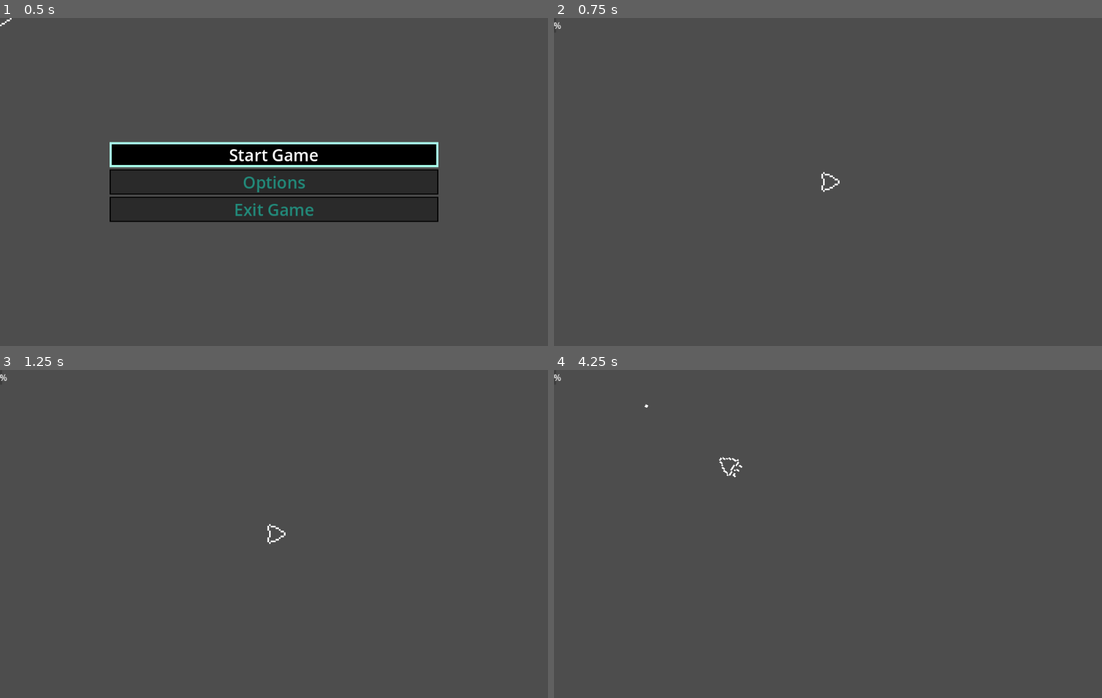
Above: before the commit, frames 1-4 (two rows, left to right).
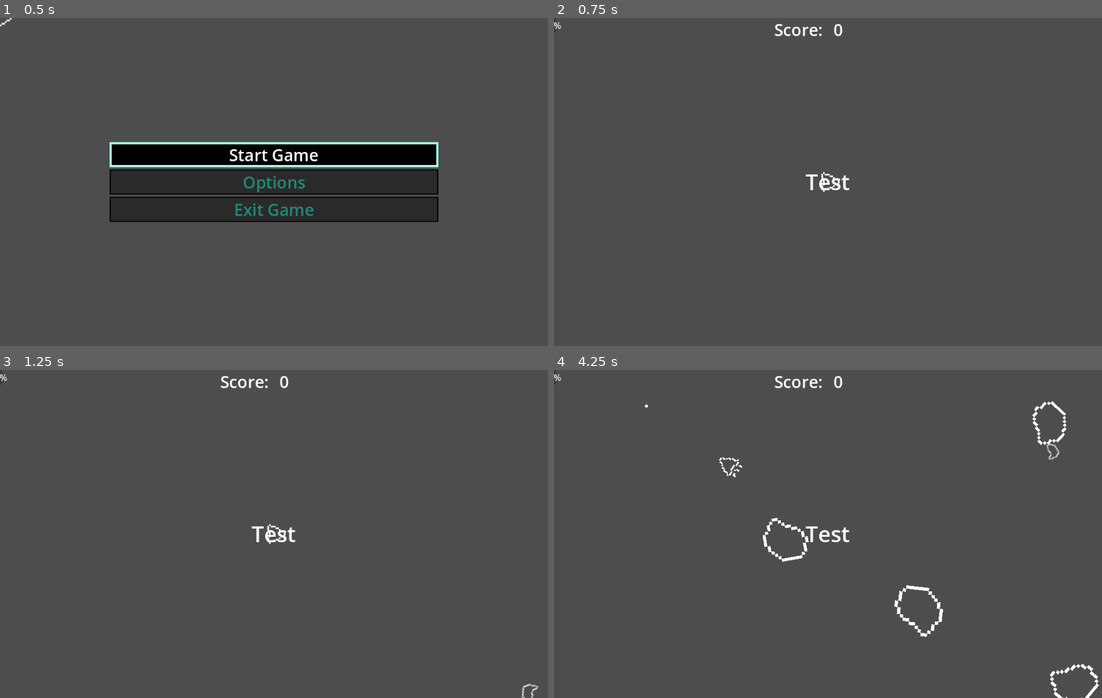
Above: after the commit, the same moments.

Repository: pozbliz/godot_asteroids
Game: Godot game, scene res://main/main.tscn
Two runs of this game, one before a commit and one after it. Both use one fixed random seed, a clock stepped at 60 frames per second and the inputs below.
Inputs (mouse positions are in pixels of both pictures, inside the frame that each line leads up to):
- Up to frame 1 (0.5 s): no input
- Up to frame 2 (0.75 s): click "Start Game" at 0.5 s
- Up to frame 3 (1.25 s): no input
- Up to frame 4 (4.25 s): tap Enter at 1.25 s; move the mouse to (948, 517) at 1.27 s; hold Right (turn_right) 1.28-2.03 s; tap Space (shoot) every 0.75 s from 1.35 to 3.6 s; click (948, 517) at 1.42 s; move the mouse to (718, 550) at 2.02 s; hold Down (ui_down) 2.03-2.78 s; move the mouse to (882, 461) at 2.77 s; hold Right (turn_right) 2.78-3.53 s; move the mouse to (800, 599) at 3.52 s; hold Up (move_forward) from 3.53 s (still down); click (800, 599) at 3.67 s

Frame 1 is identical in both runs. In frame 2, 0.3% of the frame differs, in the area x 40-54%, y 1-53%; in frame 3, 0.4%; in frame 4, 1.2%, in the area x 38-100%, y 1-100%.
Error after the commit: Invalid access to property or key 'timeout' on a base object of type 'null instance'. (res://ui/hud.gd:6)

Commit message:
feat: add asteroids spawn

Diff:
--- a/main/main.gd
+++ b/main/main.gd
@@ -2,6 +2,7 @@
 
 
 @export var asteroid_scene: PackedScene
+@export var asteroid_small_scene: PackedScene
 
 
 var score: int = 0
@@ -30,6 +31,7 @@
 	play_game_music()
 	$Player.position = $PlayerStartPosition.position
 	score = 0
+	$AsteroidTimer.start()
 
 func play_main_menu_music():
 	$Audio/AudioGameplay.stop()
@@ -40,19 +42,46 @@
 	$Audio/AudioGameplay.play()
 
 func _on_asteroid_timer_timeout():
-	create_asteroid()
+	var asteroid: Asteroid
+	if randf() < 0.5:
+		asteroid = create_asteroid()
+	else:
+		asteroid = create_small_asteroid()
+	var asteroid_spawn_location = $AsteroidPath/AsteroidSpawnLocation
+	asteroid_spawn_location.progress_ratio = randf()
+	asteroid.position = asteroid_spawn_location.position
+	var angle = asteroid_spawn_location.rotation + PI/2
+	# Add some randomness to the direction.
+	angle += randf_range(-PI / 4, PI / 4)
+	asteroid.rotation = angle
 
-func create_asteroid():
+	# Choose the velocity for the mob.
+	#asteroid.velocity = Vector2(asteroid.default_speed, 0.0).rotated(direction)
+	asteroid.direction = Vector2(cos(angle), sin(angle)).normalized()
+
+func create_asteroid() -> Asteroid:
 	var asteroid = asteroid_scene.instantiate()
 	add_child(asteroid)
 	asteroid.player_hit.connect(_on_player_hit)
 	asteroid.asteroid_hit.connect(_on_asteroid_hit)
+	asteroid.rescale(randf_range(3.0, 6.0))
+
+	return asteroid
+
+func create_small_asteroid() -> Asteroid:
+	var asteroid = asteroid_small_scene.instantiate()
+	add_child(asteroid)
+	asteroid.player_hit.connect(_on_player_hit)
+	asteroid.asteroid_hit.connect(_on_asteroid_hit)
+	asteroid.rescale(randf_range(1.5, 2.5))
+
+	return asteroid
 
 func _on_player_hit():
 	game_over()
 
 func game_over():
-	await $UI.show_message("Game Over")
+	await $UI/HUD.show_game_over()
 	$UI.open_main_menu()
 	play_main_menu_music()
 
--- a/main/main.tscn
+++ b/main/main.tscn
@@ -1,15 +1,32 @@
-[gd_scene load_steps=6 format=3 uid="uid://3ype7sdg6qmg"]
+[gd_scene load_steps=9 format=3 uid="uid://3ype7sdg6qmg"]
 
 [ext_resource type="Script" uid="uid://x6o647o2k51q" path="res://main/main.gd" id="1_53q0u"]
 [ext_resource type="PackedScene" uid="uid://c2os765h43jfg" path="res://player/player.tscn" id="2_3wy1v"]
+[ext_resource type="PackedScene" uid="uid://cbw12rosm8j2k" path="res://scenes/asteroid.tscn" id="2_4dugh"]
 [ext_resource type="PackedScene" uid="uid://dh0kc5ysas7xu" path="res://ui/ui.tscn" id="2_pjrb6"]
+[ext_resource type="PackedScene" uid="uid://deohgif4ljbbu" path="res://scenes/asteroid_small.tscn" id="3_67ri8"]
 [ext_resource type="AudioStream" uid="uid://clct07bltt7ry" path="res://art/music/loading.wav" id="3_xwkvk"]
 [ext_resource type="AudioStream" uid="uid://8jxme72qogq7" path="res://art/music/meet-the-princess.wav" id="4_c651c"]
 
+[sub_resource type="Curve2D" id="Curve2D_4dugh"]
+_data = {
+"points": PackedVector2Array(0, 0, 0, 0, 1000, 0, 0, 0, 0, 0, 1000, 600, 0, 0, 0, 0, 0, 600, 0, 0, 0, 0, 0, 0, 0, 0, 0, 0, 1000, 0)
+}
+point_count = 5
+
 [node name="Main" type="Node"]
 script = ExtResource("1_53q0u")
+asteroid_scene = ExtResource("2_4dugh")
+asteroid_small_scene = ExtResource("3_67ri8")
 
 [node name="Player" parent="." instance=ExtResource("2_3wy1v")]
+
+[node name="AsteroidPath" type="Path2D" parent="."]
+curve = SubResource("Curve2D_4dugh")
+
+[node name="AsteroidSpawnLocation" type="PathFollow2D" parent="AsteroidPath"]
+position = Vector2(1000, 0)
+rotation = 1.5708
 
 [node name="PlayerStartPosition" type="Marker2D" parent="."]
 position = Vector2(500, 300)
--- a/player/projectile.tscn
+++ b/player/projectile.tscn
@@ -3,6 +3,7 @@
 [ext_resource type="Script" uid="uid://ck1fql35u6qlo" path="res://player/projectile.gd" id="1_d1ygb"]
 
 [sub_resource type="RectangleShape2D" id="RectangleShape2D_islhu"]
+size = Vector2(5, 5)
 
 [node name="Projectile" type="Area2D"]
 script = ExtResource("1_d1ygb")
@@ -12,6 +13,9 @@
 offset_bottom = 5.0
 
 [node name="CollisionShape2D" type="CollisionShape2D" parent="."]
+position = Vector2(2.5, 2.5)
 shape = SubResource("RectangleShape2D_islhu")
 
 [node name="VisibleOnScreenNotifier2D" type="VisibleOnScreenNotifier2D" parent="."]
+position = Vector2(2.5, 2.5)
+scale = Vector2(0.25, 0.25)
--- a/scenes/asteroid.tscn
+++ b/scenes/asteroid.tscn
@@ -1,13 +1,19 @@
-[gd_scene load_steps=3 format=3 uid="uid://cbw12rosm8j2k"]
+[gd_scene load_steps=4 format=3 uid="uid://cbw12rosm8j2k"]
 
 [ext_resource type="Script" uid="uid://d4g121c4gubhb" path="res://scripts/asteroid.gd" id="1_akfqu"]
+[ext_resource type="Texture2D" uid="uid://cdwm03r1h61hs" path="res://art/sprites/asteroid_big.png" id="2_6mo6b"]
 
 [sub_resource type="CircleShape2D" id="CircleShape2D_0md28"]
+radius = 8.0
 
-[node name="Asteroid" type="Area2D"]
+[node name="AsteroidBig" type="Node2D"]
 script = ExtResource("1_akfqu")
 
 [node name="Sprite2D" type="Sprite2D" parent="."]
+texture_filter = 1
+texture = ExtResource("2_6mo6b")
 
-[node name="CollisionShape2D" type="CollisionShape2D" parent="."]
+[node name="Area2D" type="Area2D" parent="."]
+
+[node name="CollisionShape2D" type="CollisionShape2D" parent="Area2D"]
 shape = SubResource("CircleShape2D_0md28")
--- /dev/null
+++ b/scenes/asteroid_small.tscn
@@ -0,0 +1,18 @@
+[gd_scene load_steps=4 format=3 uid="uid://deohgif4ljbbu"]
+
+[ext_resource type="Texture2D" uid="uid://71b470bo87r6" path="res://art/sprites/asteroid_small.png" id="1_2rqvc"]
+[ext_resource type="Script" uid="uid://d4g121c4gubhb" path="res://scripts/asteroid.gd" id="1_sufu7"]
+
+[sub_resource type="CircleShape2D" id="CircleShape2D_sufu7"]
+radius = 7.0
+
+[node name="AsteroidSmall" type="Node2D"]
+script = ExtResource("1_sufu7")
+
+[node name="Sprite2D" type="Sprite2D" parent="."]
+texture = ExtResource("1_2rqvc")
+
+[node name="Area2D" type="Area2D" parent="."]
+
+[node name="CollisionShape2D" type="CollisionShape2D" parent="Area2D"]
+shape = SubResource("CircleShape2D_sufu7")
--- a/scripts/asteroid.gd
+++ b/scripts/asteroid.gd
@@ -1,4 +1,11 @@
-extends Area2D
+extends Node2D
+class_name Asteroid
+
+
+@export var default_speed: float = 200.0
+@export var size: float = 1.0
+
+var direction: Vector2 = Vector2.ZERO
 
 
 signal player_hit
@@ -6,10 +13,16 @@
 
 
 func _ready() -> void:
-	body_entered.connect(_on_asteroid_body_entered)
+	$Area2D.body_entered.connect(_on_asteroid_body_entered)
+	$Area2D.area_entered.connect(_on_asteroid_area_entered)
 
 func _process(delta: float) -> void:
-	pass
+	var velocity = direction * default_speed * randf_range(0.75, 1.25)
+	position += velocity * delta
+
+func rescale(size_value: float):
+	size = size_value
+	scale = Vector2(size, size)
 
 func _on_asteroid_body_entered(body):
 	if body is Player:
@@ -18,3 +31,4 @@
 func _on_asteroid_area_entered(area):
 	if area is Projectile:
 		asteroid_hit.emit()
+		queue_free()
--- a/ui/ui.gd
+++ b/ui/ui.gd
@@ -88,6 +88,6 @@
 	return $HUD.visible and not $MainMenu.visible and not $PauseMenu.visible and not $OptionsMenu.visible
 
 func show_message(text):
-	$HUD/MessageLabel.text = text
-	$HUD/MessageLabel.show()
+	$HUD/Message.text = text
+	$HUD/Message.show()
 	$HUD/MessageTimer.start()
--- a/ui/ui.tscn
+++ b/ui/ui.tscn
@@ -9,32 +9,53 @@
 
 [node name="HUD" type="Control" parent="."]
 layout_mode = 3
-anchors_preset = 0
-offset_right = 40.0
-offset_bottom = 40.0
+anchors_preset = 15
+anchor_right = 1.0
+anchor_bottom = 1.0
+grow_horizontal = 2
+grow_vertical = 2
 script = ExtResource("2_ks8t7")
 
-[node name="ScoreLabel" type="Label" parent="HUD"]
-layout_mode = 0
-offset_right = 40.0
+[node name="HBoxContainer" type="HBoxContainer" parent="HUD"]
+layout_mode = 1
+anchors_preset = 10
+anchor_right = 1.0
 offset_bottom = 23.0
+grow_horizontal = 2
+theme_override_constants/separation = 20
 
-[node name="ScoreText" type="Label" parent="HUD"]
-layout_mode = 0
-offset_right = 40.0
-offset_bottom = 23.0
+[node name="ScoreText" type="Label" parent="HUD/HBoxContainer"]
+layout_mode = 2
+size_flags_horizontal = 10
+theme_override_font_sizes/font_size = 30
+text = "Score:"
+
+[node name="ScoreLabel" type="Label" parent="HUD/HBoxContainer"]
+layout_mode = 2
+size_flags_horizontal = 2
+theme_override_font_sizes/font_size = 30
+text = "0"
 
 [node name="HealthBar" type="ProgressBar" parent="HUD"]
 layout_mode = 0
 offset_right = 4.0
 offset_bottom = 27.0
 
-[node name="MessageLabel" type="Label" parent="HUD"]
-layout_mode = 0
-offset_right = 40.0
-offset_bottom = 23.0
+[node name="MarginContainer" type="MarginContainer" parent="HUD"]
+layout_mode = 1
+anchors_preset = 15
+anchor_right = 1.0
+anchor_bottom = 1.0
+grow_horizontal = 2
+grow_vertical = 2
 
-[node name="MessageTimer" type="Timer" parent="HUD"]
+[node name="Message" type="Label" parent="HUD/MarginContainer"]
+layout_mode = 2
+size_flags_horizontal = 4
+theme_override_font_sizes/font_size = 40
+text = "Test"
+
+[node name="MessageTimer" type="Timer" parent="."]
 wait_time = 2.0
 
 [node name="MainMenu" type="Control" parent="."]
Binary file added: art/sprites/asteroid_big.png
Not shown, added: art/sprites/asteroid_big.png.import
Binary file added: art/sprites/asteroid_small.png
Not shown, added: art/sprites/asteroid_small.png.import
